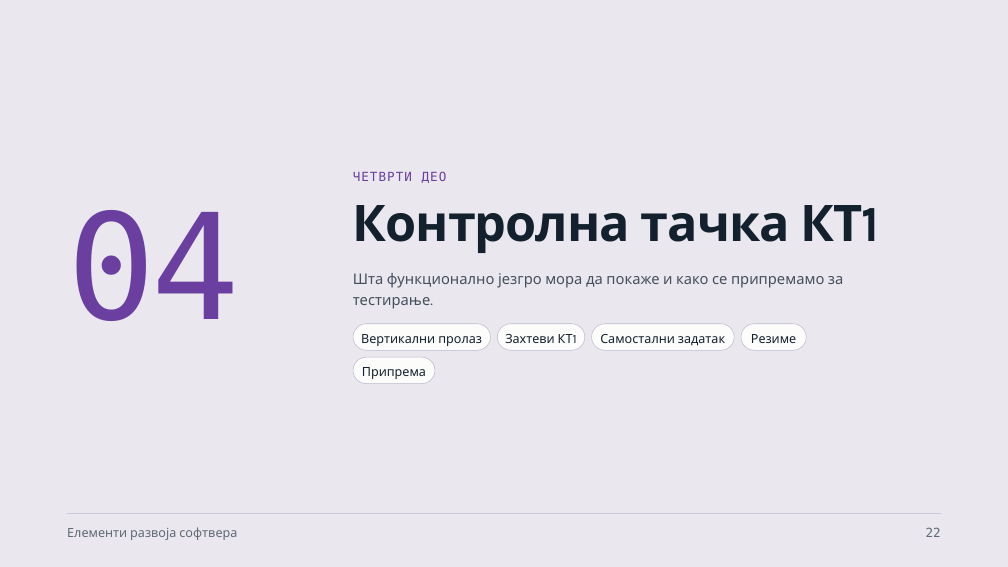
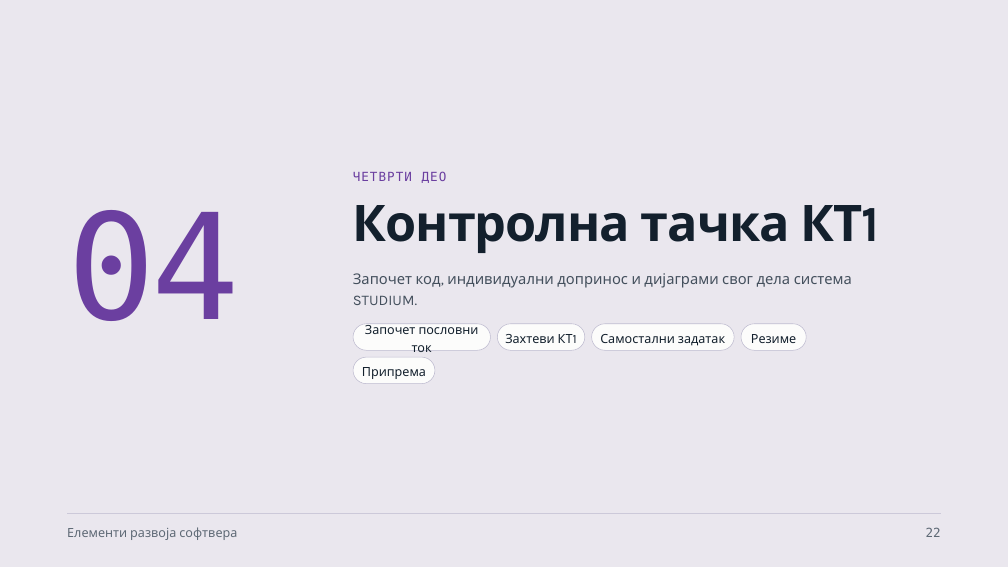
Before and after one commit to owlCoder/ftn-nastavni-materijali, a slide deck: slide 22 of Elementi razvoja softvera (ERS)/Nastavni materijali/03 Poslovna logika i slučajevi upotrebe/Poslovna logika i slučajevi upotrebe.pptx. Drawn at 1008x567 pixels with LibreOffice and Linux fonts; fonts in the diff are those of the drawing. Boxes give left, top, right and bottom in pixels: in the first picture for what was removed or moved away, otherwise in the second. Text is boxed around its words. In the diff, an @@ line names an element or a change of style, - is before the commit and + after.

```diff
--- a/Elementi razvoja softvera (ERS)/Nastavni materijali/03 Poslovna logika i slučajevi upotrebe/Poslovna logika i slučajevi upotrebe.pptx
+++ b/Elementi razvoja softvera (ERS)/Nastavni materijali/03 Poslovna logika i slučajevi upotrebe/Poslovna logika i slučajevi upotrebe.pptx
@@ text at [353, 273, 852, 305]: text changed @@
-Шта функционално језгро мора да покаже и како се припремамо за тестирање.
+Започет код, индивидуални допринос и дијаграми свог дела система STUDIUM.
@@ text in rounded rectangle at [365, 323, 479, 352]: text changed @@
-Вертикални пролаз
+Започет пословни ток
```
Also in this commit, not shown: 3 other slides changed, 21 other files.
